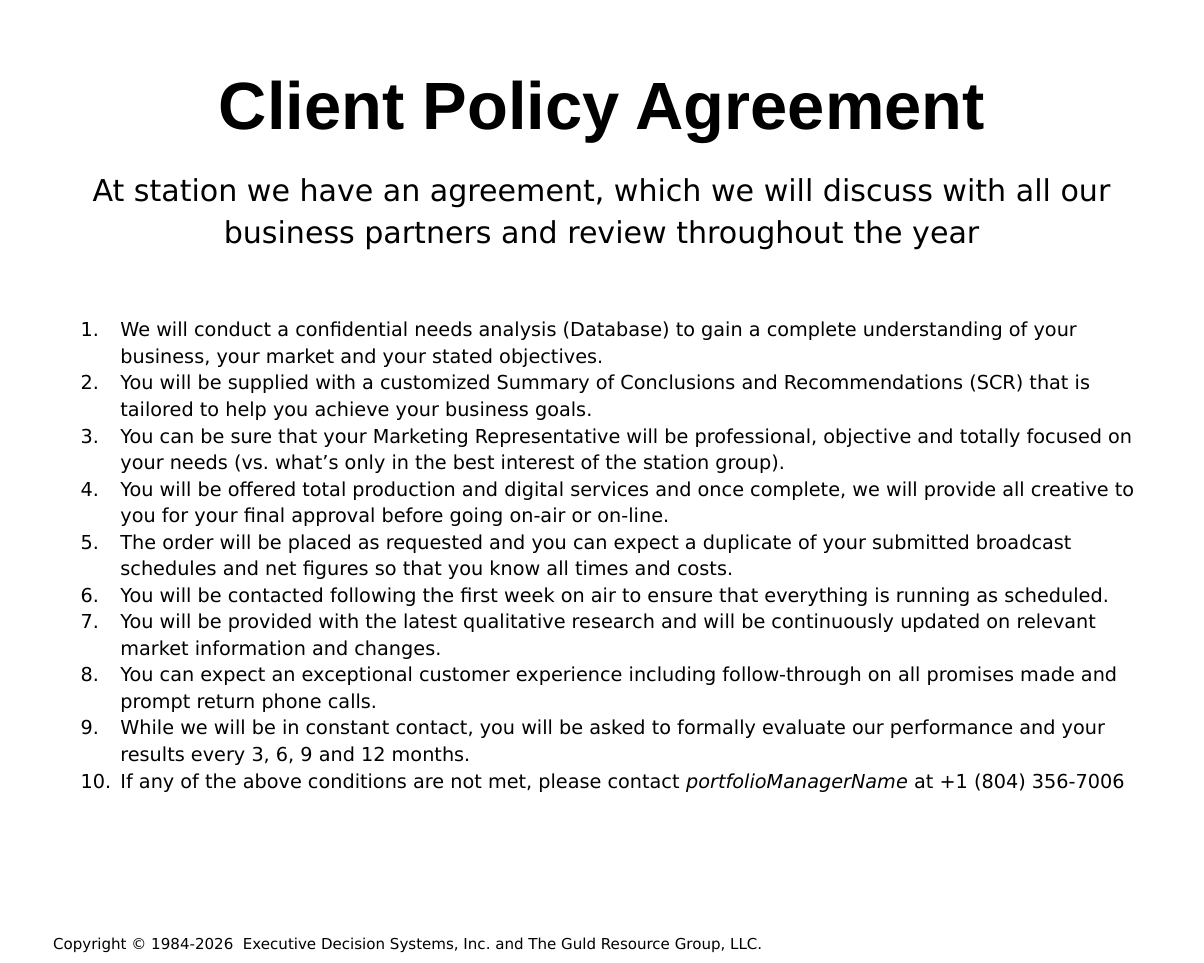
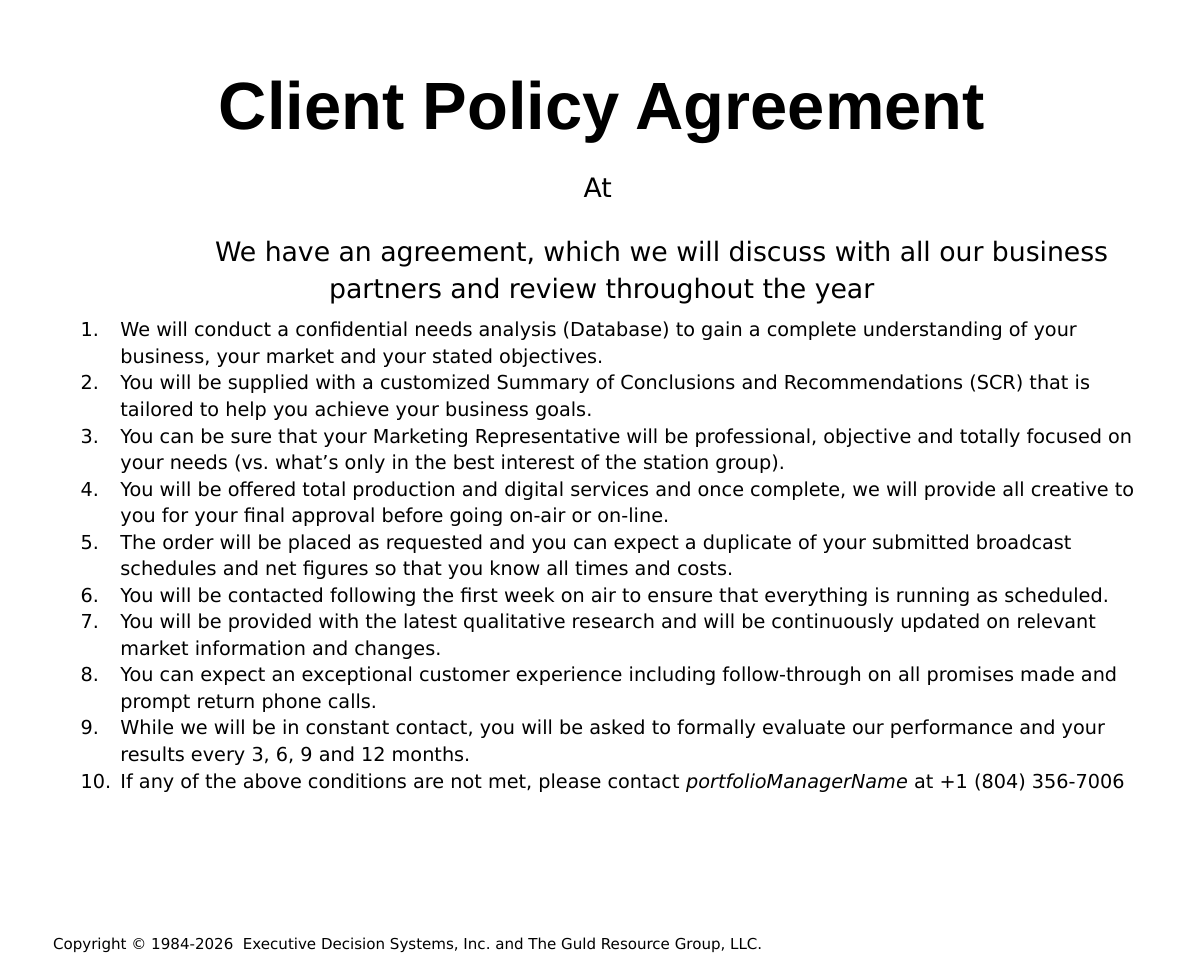
Before and after one commit to hintonandrew510/wizardfrontend, a slide deck: slide 36 of mavenprojectSCR/src/main/resources/powerpointtemplate/tvTemplate.pptx. Drawn at 1204x963 pixels with LibreOffice and Linux fonts; fonts in the diff are those of the drawing; background and template pictures are left out. Boxes give left, top, right and bottom in pixels: in the first picture for what was removed or moved away, otherwise in the second. Text is boxed around its words. In the diff, an @@ line names an element or a change of style, - is before the commit and + after.

```diff
--- a/mavenprojectSCR/src/main/resources/powerpointtemplate/tvTemplate.pptx
+++ b/mavenprojectSCR/src/main/resources/powerpointtemplate/tvTemplate.pptx
@@ text at box(215, 177, 1108, 303): text changed; size 18 to 16 pt @@
-At station we have an agreement, which we will discuss with all our business partners and review throughout the year
+At
+We have an agreement, which we will discuss with all our business partners and review throughout the year
```
Also in this commit, not shown: 4 other slides changed, 1 other file.
